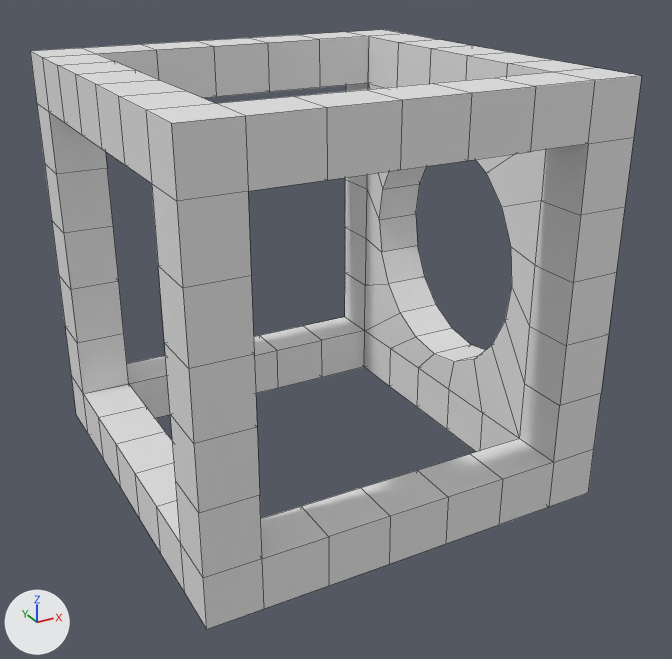
A saved change to the OBJ model resource/Graphics/cube10.obj.
One viewpoint serves both versions: a camera (50 mm lens) standing at (-0.978, -1.901, 0.788) and looking at (0.026, -0.076, -0.124). The lights are fixed; the arrows at lower left show +X, +Y and +Z. Mesh edges are drawn as thin lines. Where no turn or scale is listed for an object, it has been applied to the vertices.

Before the edit, the objects in view are built like this:
```python
me_cube = bpy.data.meshes.new('Cube')
me_cube.from_pydata(...)  # 296 vertices, 324 faces; spans x -0.5..0.5, y -0.5..0.5, z -0.5..0.5
ob_cube = bpy.data.objects.new('Cube', me_cube)
ob_cube.location = (0.0, 0.0, 0.0)
```
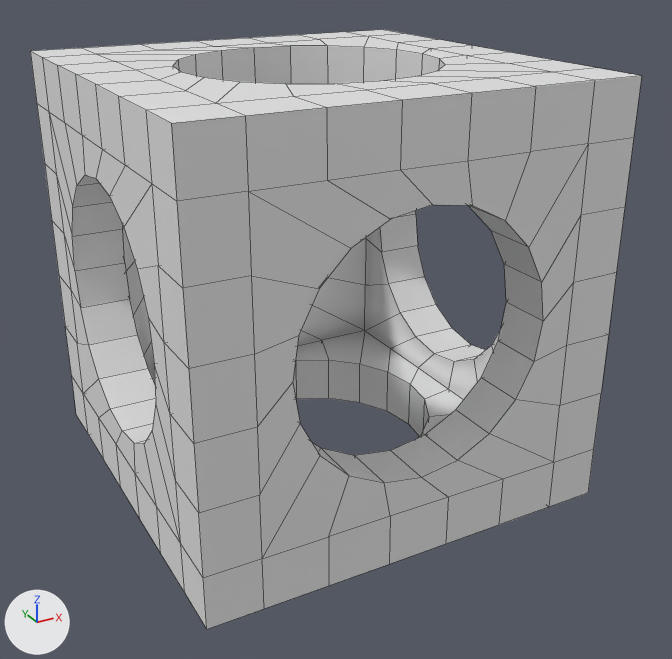
Pixel boxes [x1, y1, x2, y2] of what changed, in the pictures (672 x 659 px):
part 1 of me_cube, added
    after: [49, 36, 588, 559]

Diff of the bpy script that builds the scene:
```diff
--- a/resource/Graphics/cube10.obj.py
+++ b/resource/Graphics/cube10.obj.py
@@ me_cube @@
 # used by ob_cube; location = (0.0, 0.0, 0.0)
-me_cube.from_pydata(...)  # 296 vertices, 324 faces; spans x -0.5..0.5, y -0.5..0.5, z -0.5..0.5
+me_cube.from_pydata(...)  # 496 vertices, 624 faces; spans x -0.5..0.5, y -0.5..0.5, z -0.5..0.5
+# me_cube part 1: 200 vertices added at x -0.5..0.3, y -0.5..0.5, z -0.5..0.5
```
